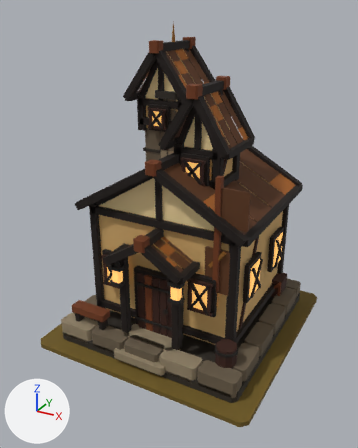
The glTF model art/manor_hall_t6/manor_hall_t6.glb: old version first, new version second.
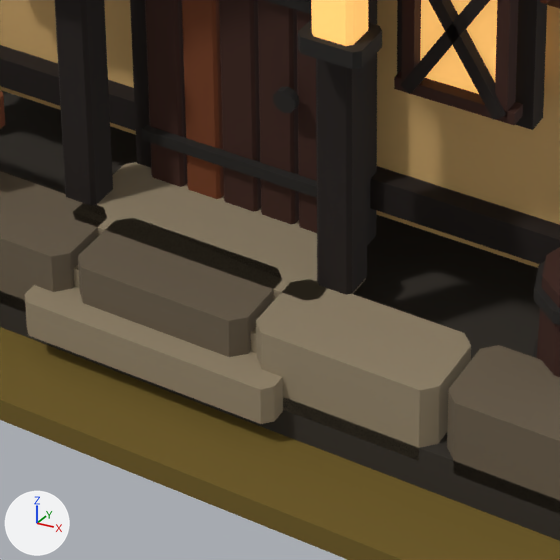
Each version is shown whole from a camera (50 mm lens) standing at (2.19, -4.2, 3.27) and looking at (-0.03, -0.17, 1.26), then close up on the part from 30% to 61% of the width and 65% to 90% of the height. Arrows for +X, +Y and +Z are at lower left; the lights stay in place. The older version's two pictures come first.

Objects in the first close-up: 'MMR | hall | T06 Architecture.001', 'MMR | hall | Tier 06 Ground.001'.
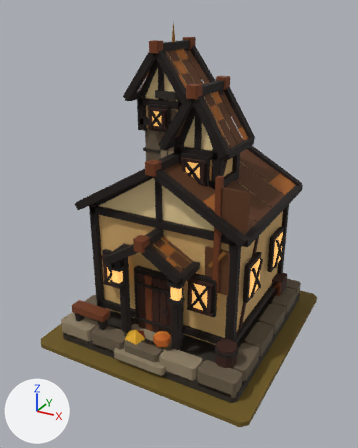
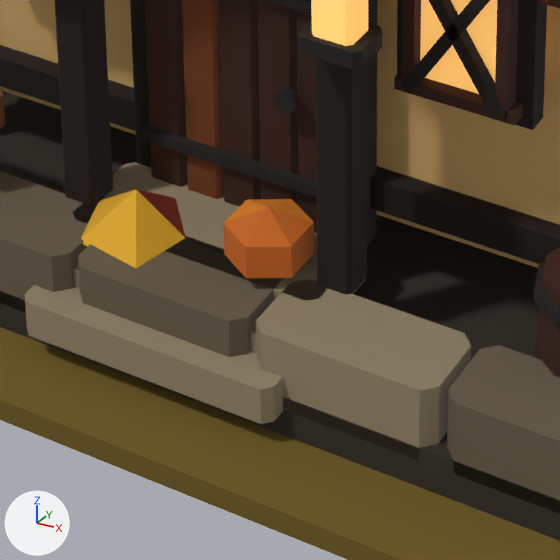
Changed parts and their boxes (x1, y1, x2, y2) in the close-ups (560 x 560 px):
'MMR | hall | T06 Autumn Dressing.001', added (orange)
    after: (81, 189, 314, 278)

The change, as a diff of the scene's bpy script:
```diff
--- a/art/manor_hall_t6/manor_hall_t6.glb.py
+++ b/art/manor_hall_t6/manor_hall_t6.glb.py
@@ me_mmr___hall___t06_autumn_dressing_001 @@
+me_mmr___hall___t06_autumn_dressing_001.from_pydata(...)  # 19 vertices, 23 faces; spans x -0.261..0.224, y -0.958..-0.719, z 0.215..0.358
+me_mmr___hall___t06_autumn_dressing_001.materials.append(mat_mmr___shared_palette_atlas)  # picture img_mmr_shared_color_palette_64
@@ ob_mmr___hall___t06_autumn_dressing_001 @@
+ob_mmr___hall___t06_autumn_dressing_001 = bpy.data.objects.new('MMR | hall | T06 Autumn Dressing.001', me_mmr___hall___t06_autumn_dressing_001)
+ob_mmr___hall___t06_autumn_dressing_001.location = (0.0, 0.0, 0.05)
```
